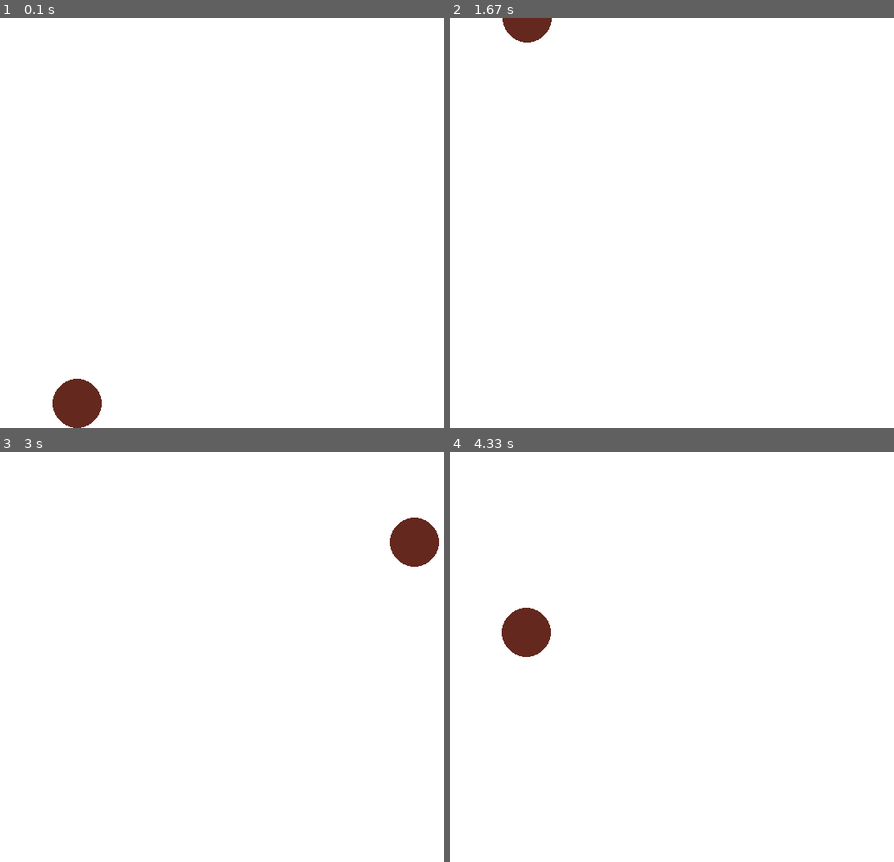
Above: before the commit, frames 1-4 (two rows, left to right).
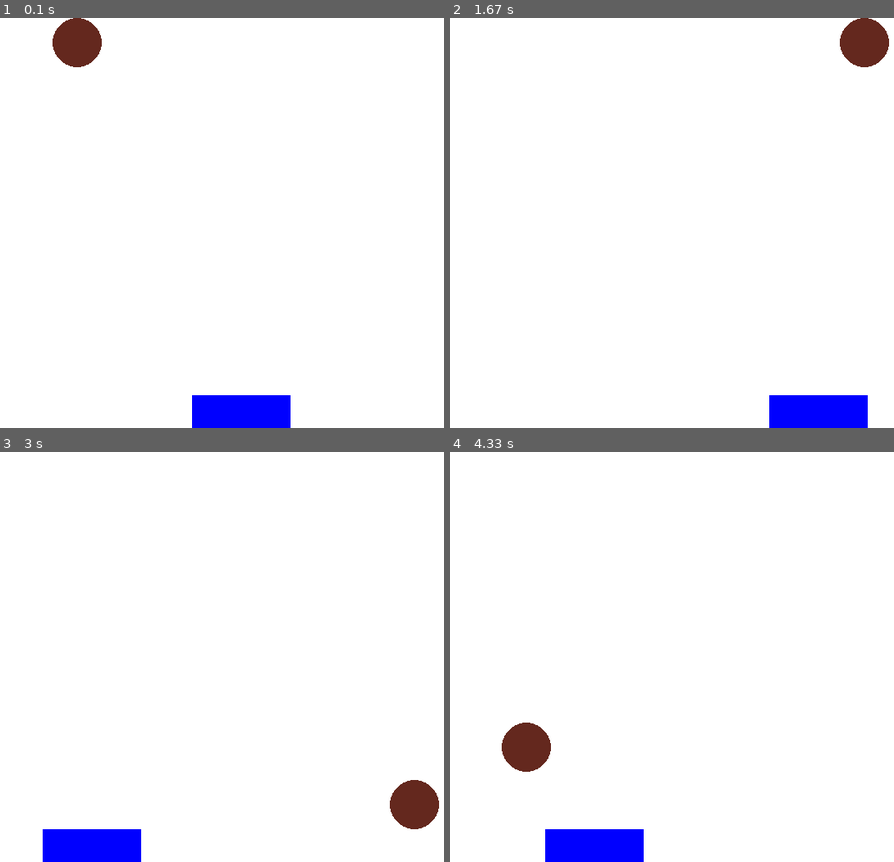
Above: after the commit, the same moments.

Repository: richaolas/PythonTeachingProgram
Game: pygame game, started from tmp.py
The game is run twice, just before and just after one commit, with the same random seed, the same clock (stepped at 60 frames per second) and the same inputs.
Inputs (mouse positions are in pixels of both pictures, inside the frame that each line leads up to):
- Up to frame 1 (0.1 s): no input
- Up to frame 2 (1.67 s): press the mouse at (574, 227) at 0.37 s; move the mouse to (654, 268) at 0.47 s; release the mouse at (738, 313) at 0.6 s; press the mouse at (574, 227) at 0.7 s; move the mouse to (663, 243) at 0.8 s; release the mouse at (747, 259) at 0.93 s; press the mouse at (574, 227) at 1.03 s; move the mouse to (618, 276) at 1.13 s; release the mouse at (667, 329) at 1.27 s; press the mouse at (574, 227) at 1.37 s; move the mouse to (694, 255) at 1.47 s; release the mouse at (818, 288) at 1.6 s
- Up to frame 3 (3 s): click (159, 521) at 1.72 s; click (53, 566) at 2.05 s; click (346, 583) at 2.38 s; click (93, 517) at 2.72 s
- Up to frame 4 (4.33 s): click (552, 702) at 3.05 s; click (618, 775) at 3.38 s; click (583, 583) at 3.72 s; click (596, 689) at 4.05 s

The runs differ from the first frame. In frame 1, 3.8% of the frame differs, in the area x 11-66%, y 0-100%; in frame 2, 3.3%; in frame 3, 3.8%; in frame 4, 3.8%.

Commit message:
Update tmp.py

Diff:
--- a/tmp.py
+++ b/tmp.py
@@ -8,21 +8,31 @@
 screen = pygame.display.set_mode((win_w, win_h))
 pygame.display.set_caption('BALLGAME')
 
-ball_x, ball_y = 100, 500
+ball_x, ball_y = 100, 0
 ball_r = 30
+
+rect_w, rect_h = 120, 40
+rect_x, rect_y = (win_w - rect_w)/2, win_h - rect_h
 
 while True:
     for event in pygame.event.get():
         if event.type == pygame.QUIT:
             pygame.quit()
             sys.exit()
+        elif event.type == pygame.MOUSEMOTION:
+            mouse_x, mouse_y = event.pos
+            if rect_w / 2 <= mouse_x <= win_w - rect_w / 2:
+                rect_x = mouse_x - rect_w / 2
+
+
     screen.fill((255, 255, 255))
 
-    ball_y -= 10
-    if ball_y < 0: #>= win_h-ball_r:
-        ball_x=random.randint(ball_r, win_w - ball_r)
-        ball_y = 500
+    ball_y += 10
+    if ball_y >= win_h-ball_r:
+        ball_x = random.randint(ball_r, win_w - ball_r)
+        ball_y = 0
 
     pygame.draw.circle(screen, (100, 40, 30), (ball_x, ball_y), ball_r, 0)
+    pygame.draw.rect(screen, (0,0,255), (rect_x, rect_y, rect_w, rect_h), 0)
     pygame.display.update()
     clock.tick(30)
